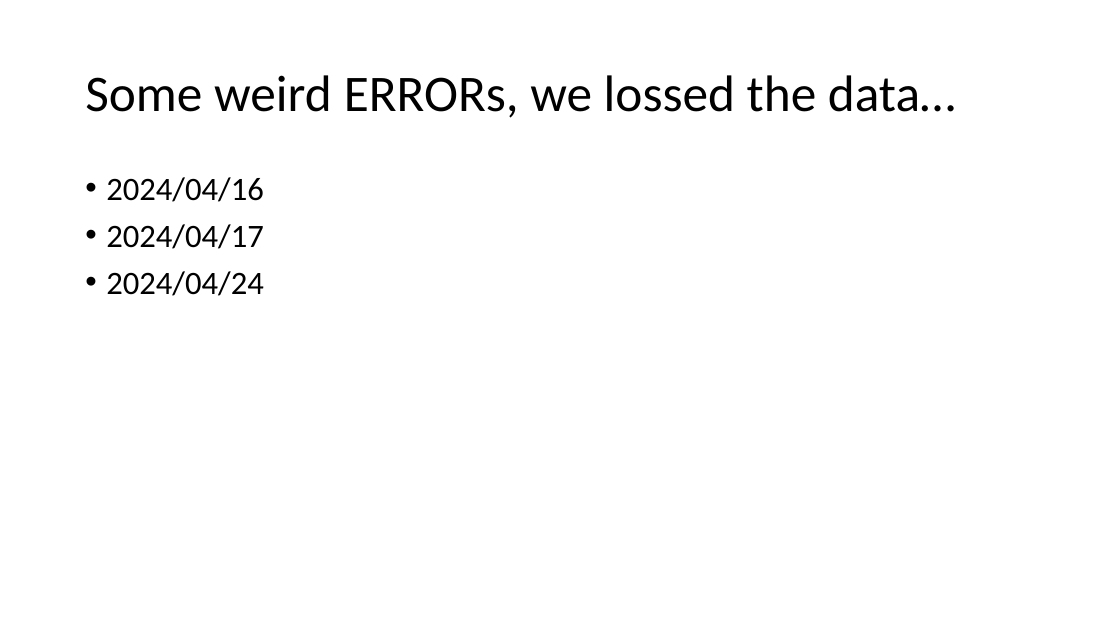
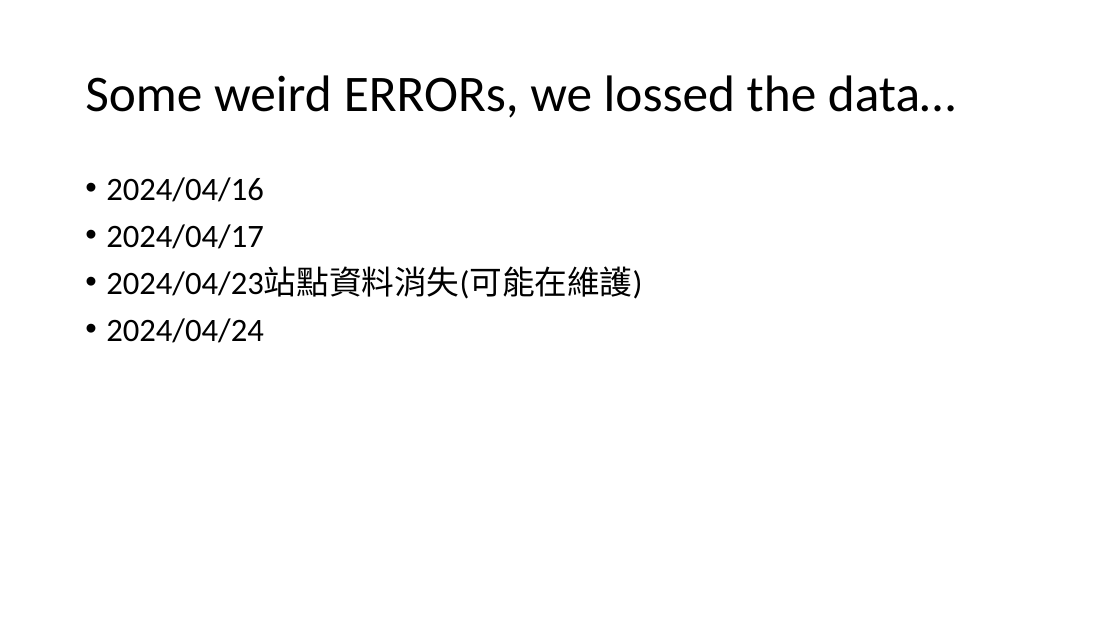
Before and after one commit to HSS107048212/ELEBC_Youbike, a slide deck: slide 28 of Work schedule.pptx (slide 25 before the commit). Drawn at 1120x630 pixels with LibreOffice and Linux fonts; fonts in the diff are those of the drawing. Boxes give left, top, right and bottom in pixels: in the first picture for what was removed or moved away, otherwise in the second. Text is boxed around its words. In the diff, an @@ line names an element or a change of style, - is before the commit and + after.

```diff
--- a/Work schedule.pptx
+++ b/Work schedule.pptx
@@ text at [106, 267, 642, 299]: paragraph added @@
+• 2024/04/23站點資料消失(可能在維護)
```
Also in this commit, not shown: 2 other slides changed, 3 slides added.
